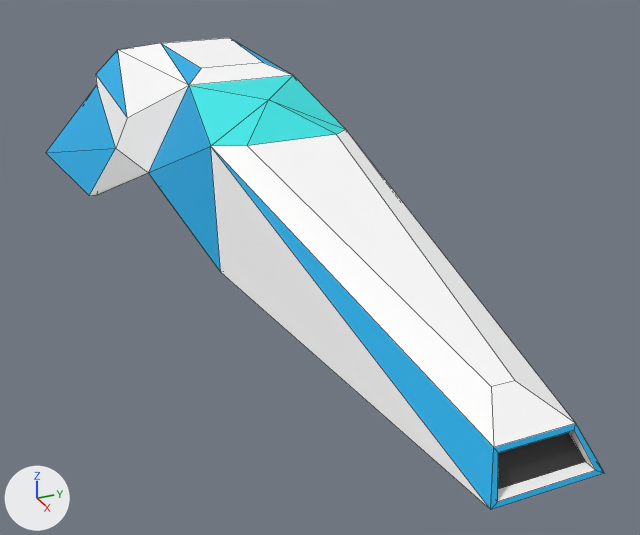
What one commit did to the FBX model Assets/Models/ship3.fbx.
The view is the same before and after, from a camera (50 mm lens) standing at (9.12, -2.72, 2.32) and looking at (2.8, 0.12, -0.84). Arrows for +X, +Y and +Z are at lower left; the lights stay in place. Mesh edges are drawn as thin lines.
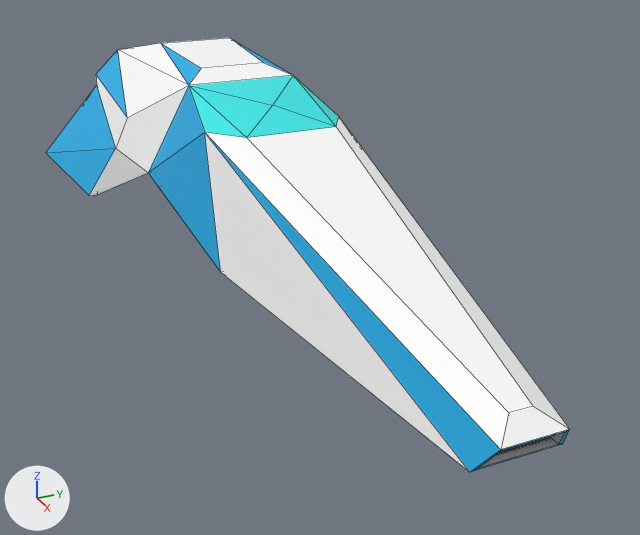
The change, as a list of edits to the scene's bpy script:
```text
Change me_cube:
    where me_cube.from_pydata(...)  # 164 vertices, 167 faces; spans x -1.36..6.09, y -1.54..1.54, z -0.78..0.6
    used by ob_cube; location = (0.0, 0.0, 0.0)
    verts and faces of me_cube; kept vertices keep their numbers, new ones are numbered from 164
    before: 0 (5.99, 0.33, -0.76) at pixel (585, 461), 1 (5.99, -0.33, -0.76), 4 (5.85, 0.25, -0.55), 5 (5.85, -0.25, -0.55), 132 (5.61, 0.08, -0.38) at pixel (515, 380)
    before: 133 (5.61, -0.08, -0.38) at pixel (491, 386), 134 (6.08, 0.33, -0.76) at pixel (595, 470), 135 (6.08, -0.33, -0.76) at pixel (497, 501), 136 (5.95, 0.25, -0.55) at pixel (574, 430), 137 (5.95, -0.25, -0.55) at pixel (498, 452)
    before: 140 (2.51, 0.4, 0.22) at pixel (336, 134), 141 (2.51, -0.4, 0.22) at pixel (247, 145), 142 (1.3, 0.51, 0.47) at pixel (293, 75), 143 (1.3, -0.51, 0.47) at pixel (188, 85), 150 (6.09, 0.38, -0.78) at pixel (604, 473)
    before: 151 (6.09, -0.38, -0.78) at pixel (490, 509), 154 (1.98, 0.0, 0.44) at pixel (268, 99), 160 (2.24, 0.62, 0.17) at pixel (345, 129), 161 (2.24, -0.62, 0.17) at pixel (210, 146), 162 (5.93, 0.27, -0.52) at pixel (575, 423)
    before: 163 (5.93, -0.27, -0.52) at pixel (493, 447)
    me_cube part 1
    add delete_faces([(143, 161, 154), (142, 154, 160), (140, 160, 154), (141, 154, 161)])
    add verts[0] = (5.75, 0.27, -0.74)  # moved, pixel (551, 438)
    add verts[1] = (5.75, -0.27, -0.74)  # moved
    add verts[4] = (5.87, 0.21, -0.57)  # moved
    add verts[5] = (5.87, -0.21, -0.57)  # moved
    add verts[132] = (5.78, 0.08, -0.44)  # moved, pixel (533, 406)
    add verts[133] = (5.78, -0.08, -0.44)  # moved, pixel (508, 412)
    add verts[134] = (5.81, 0.27, -0.74)  # moved, pixel (558, 444)
    add verts[135] = (5.81, -0.27, -0.74)  # moved, pixel (478, 468)
    add verts[136] = (5.92, 0.21, -0.57)  # moved, pixel (565, 432)
    add verts[137] = (5.92, -0.21, -0.57)  # moved, pixel (501, 450)
    add verts[140] = (2.51, 0.4, 0.29)  # moved, pixel (336, 126)
    add verts[141] = (2.51, -0.4, 0.29)  # moved, pixel (246, 137)
    add verts[150] = (5.8, 0.32, -0.76)  # moved, pixel (562, 444)
    add verts[151] = (5.8, -0.32, -0.76)  # moved, pixel (469, 472)
    add verts[154] = (2.07, 0.0, 0.41)  # moved, pixel (272, 105)
    add verts[160] = (2.09, 0.62, 0.25)  # moved, pixel (338, 116)
    add verts[161] = (2.09, -0.62, 0.25)  # moved, pixel (204, 132)
    add verts[162] = (5.94, 0.23, -0.54)  # moved, pixel (569, 429)
    add verts[163] = (5.94, -0.23, -0.54)  # moved, pixel (500, 449)
    add faces += [(141, 143, 161), (140, 160, 142), (140, 142, 154), (141, 154, 143)]  # mat_window (cyan #37e7e7)
```

What differs and where, as boxes (x1, y1, x2, y2) in the pictures (640 x 535 px; the box of a moved part takes in the faces that stretch with it):
part 1 of me_cube, moved or reshaped
    before: (148, 75, 604, 510)
    after: (148, 75, 570, 472)
